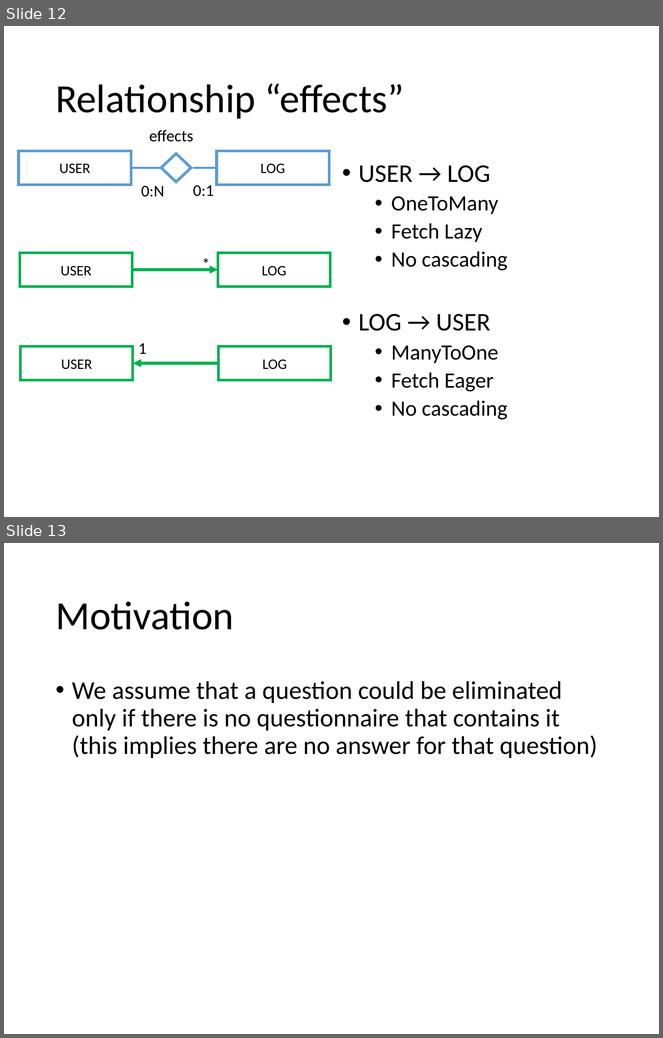
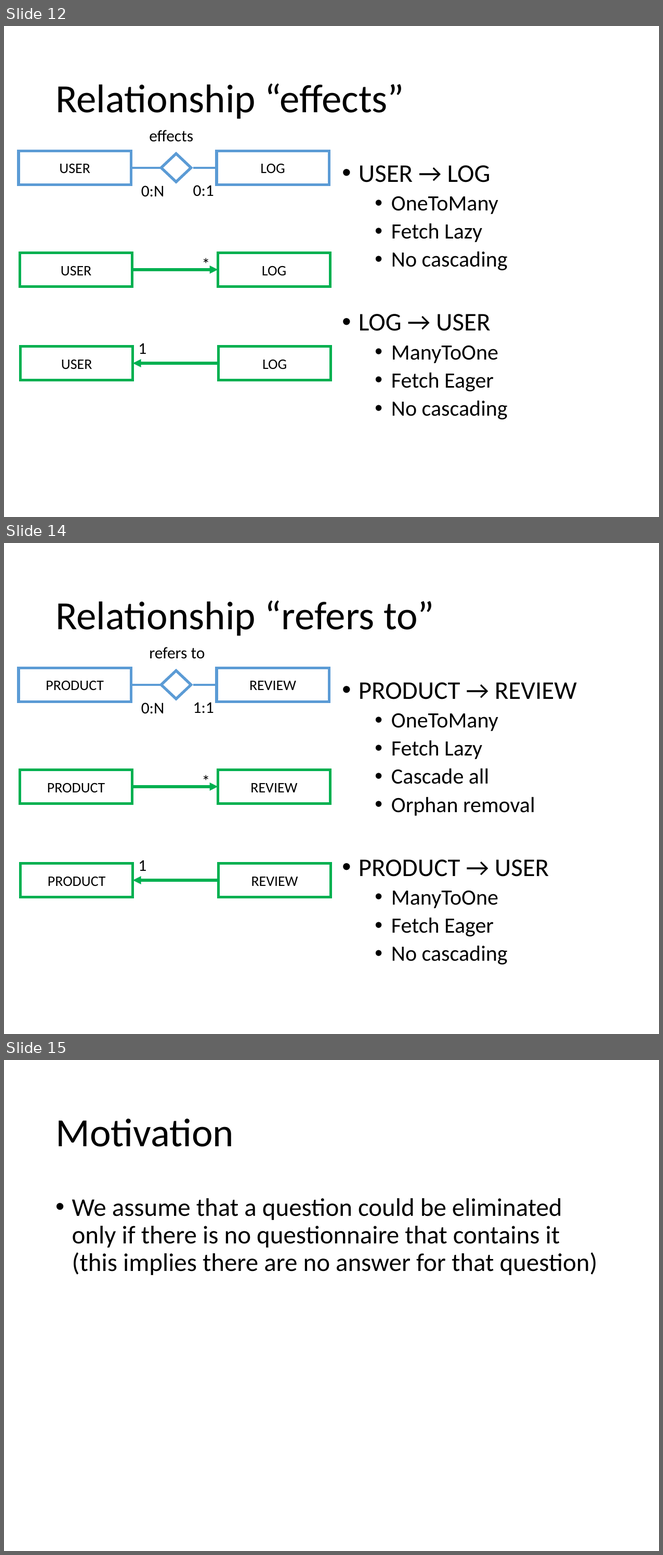
Before and after one commit to Paso198/Gamified-Marketing-Application, a slide deck: Design.pptx. Shown one above the other, each under a label of ours: slides 12 and 13 before the commit, slides 12, 14 and 15 after it; the slides between them are not shown. The pictures are 663x1038 and 663x1555 pixels, drawn with LibreOffice and Linux fonts; fonts in the diff are those of the drawing. Boxes give left, top, right and bottom in pixels: in the first picture for what was removed or moved away, otherwise in the second. Text is boxed around its words. In the diff, an @@ line names an element or a change of style, - is before the commit and + after.

Commit message:
updated doc, er & review is now lob

```diff
--- a/Design.pptx
+++ b/Design.pptx
@@ slide 14 added at [4, 543, 659, 1034], background #FFFFFF @@
@@ title added at [55, 600, 435, 636], 44 pt, text #000000 @@
+Relationship “refers to”
@@ text added at [149, 647, 205, 659], 18 pt, text #000000 @@
+refers to
@@ rectangle added at [19, 668, 131, 702], fill #FFFFFF, outline #5B9BD5 3 pt, 16 pt, text #000000 @@
+PRODUCT
@@ diamond added at [161, 671, 191, 700], fill #FFFFFF, outline #5B9BD5 3 pt @@
@@ rectangle added at [217, 668, 330, 702], fill #FFFFFF, outline #5B9BD5 3 pt, 16 pt, text #000000 @@
+REVIEW
@@ text added at [359, 682, 577, 965], 24 pt, text #000000 @@
+• PRODUCT → REVIEW
+  • OneToMany
+  • Fetch Lazy
+  • Cascade all
+  • Orphan removal
+• PRODUCT → USER
+  • ManyToOne
+  • Fetch Eager
+  • No cascading
@@ line added from (161, 685) to (131, 685), #5B9BD5 2.25 pt @@
@@ line added from (217, 685) to (193, 685), #5B9BD5 2.25 pt @@
@@ text added at [141, 703, 165, 714], 18 pt, text #000000 @@
+0:N
@@ text added at [193, 702, 214, 714], 18 pt, text #000000 @@
+1:1
@@ rectangle added at [20, 770, 132, 804], outline #00B050 3 pt, 16 pt, text #000000 @@
+PRODUCT
@@ text added at [195, 768, 217, 794], 18 pt, text #000000 @@
+*
@@ rectangle added at [218, 770, 331, 804], outline #00B050 3 pt, 16 pt, text #000000 @@
+REVIEW
@@ arrow added from (132, 787) to (218, 787), #00B050 3 pt @@
@@ rectangle added at [21, 863, 133, 898], outline #00B050 3 pt, 16 pt, text #000000 @@
+PRODUCT
@@ text added at [138, 860, 146, 871], 18 pt, text #000000 @@
+1
@@ rectangle added at [218, 863, 331, 898], outline #00B050 3 pt, 16 pt, text #000000 @@
+REVIEW
@@ arrow added from (218, 880) to (133, 880), #00B050 3 pt @@
@@ what was slide 13 is now slide 15 @@
```
Also in this commit, not shown: 9 slides changed, 3 other slides added, 1 slide removed, 3 other files.
